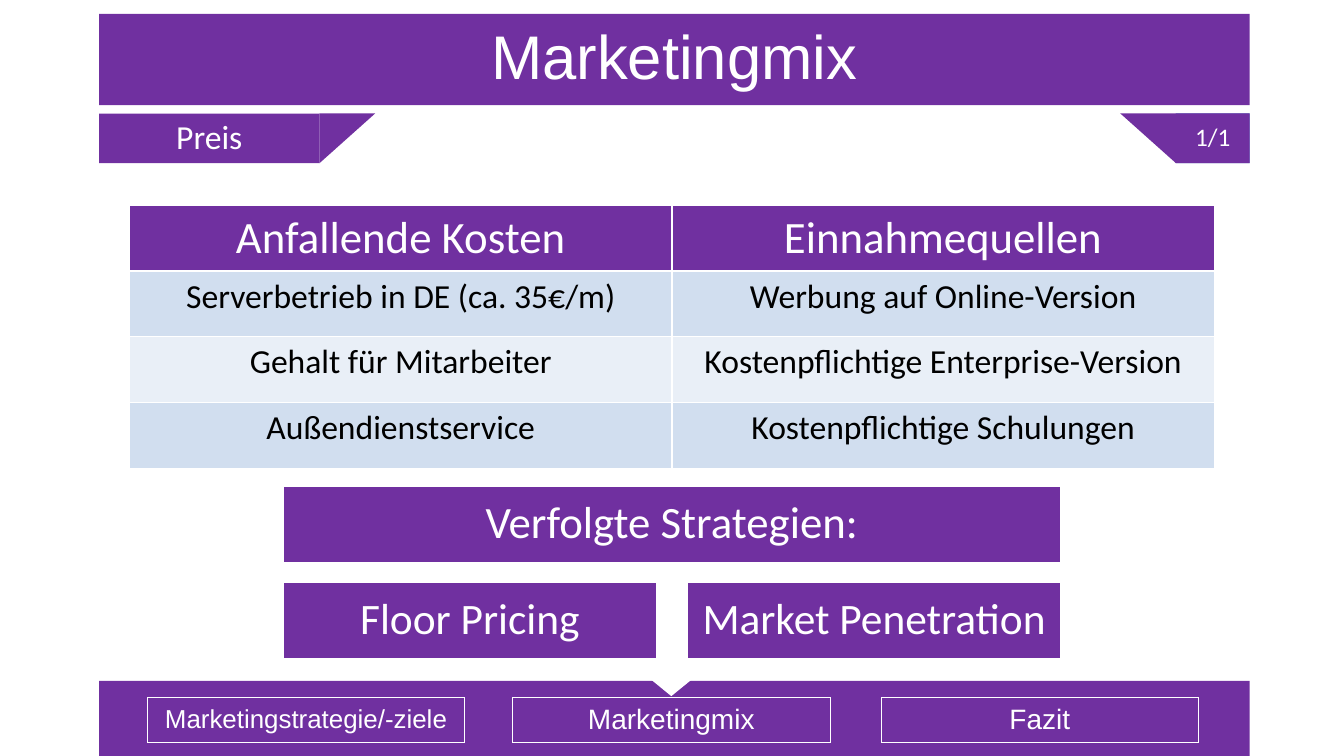
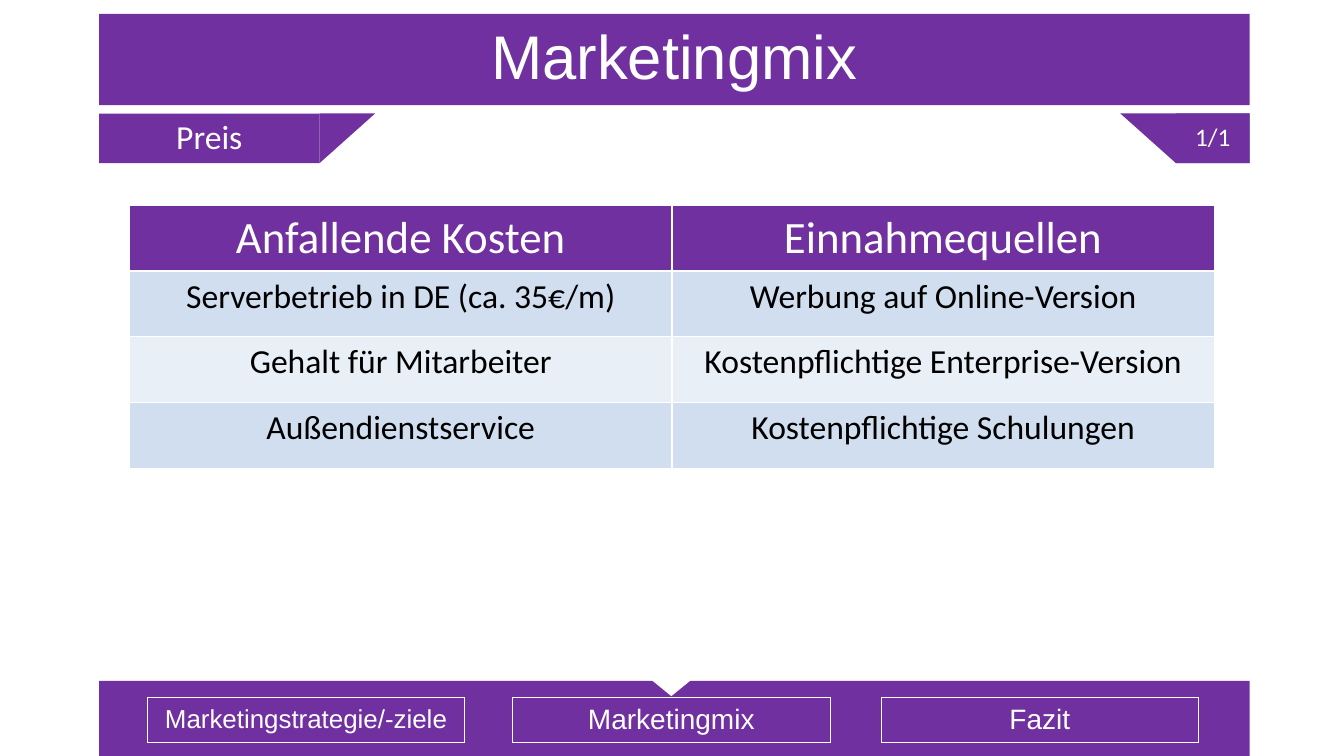
Before and after one commit to Sl0thking/mp_gproz_scrumiverse, a slide deck: slide 18 of 5_Präsentation/Projektpräsentation.pptx (slide 21 before the commit). Drawn at 1344x756 pixels with LibreOffice and Linux fonts; fonts in the diff are those of the drawing. Boxes give left, top, right and bottom in pixels: in the first picture for what was removed or moved away, otherwise in the second. Text is boxed around its words. In the diff, an @@ line names an element or a change of style, - is before the commit and + after.

```diff
--- a/5_Präsentation/Projektpräsentation.pptx
+++ b/5_Präsentation/Projektpräsentation.pptx
@@ rectangle resized from (x1=283, y1=486, x2=1061, y2=563) to (x1=257, y1=480, x2=1076, y2=569) @@
@@ text removed at (x1=486, y1=507, x2=858, y2=546) @@
-Verfolgte Strategien:
@@ rectangle resized from (x1=283, y1=582, x2=656, y2=658) to (x1=265, y1=576, x2=666, y2=664) @@
@@ fill #7030A0 to #FFFFFF; outline #FFFFFF 1 pt to none in 3 elements at (x1=257, y1=480, x2=1076, y2=569), (x1=265, y1=576, x2=666, y2=664), (x1=684, y1=576, x2=1085, y2=664) @@
@@ rectangle resized from (x1=688, y1=582, x2=1061, y2=658) to (x1=684, y1=576, x2=1085, y2=664) @@
@@ text removed at (x1=360, y1=604, x2=580, y2=642) @@
-Floor Pricing
@@ text removed at (x1=703, y1=604, x2=1045, y2=635) @@
-Market Penetration
```
Also in this commit, not shown: 3 other slides changed, 3 slides removed.
